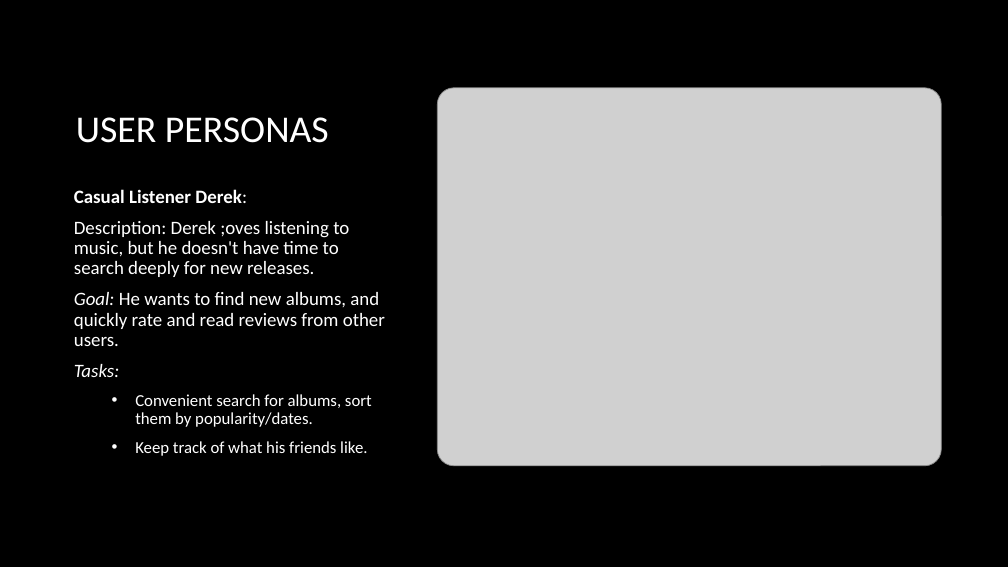
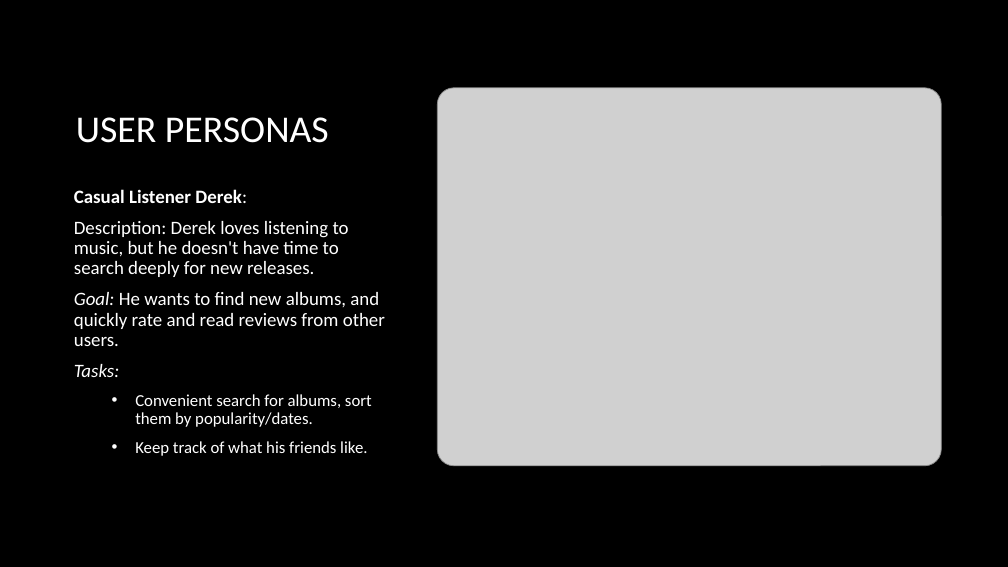
Before and after one commit to MalachyMcGinnity/WAD2GroupProject, a slide deck: slide 3 of WAD2 Group Project Design Spec.pptx. Drawn at 1008x567 pixels with LibreOffice and Linux fonts; fonts in the diff are those of the drawing; grey boxes stand for pictures; background and template pictures are left out. Boxes give left, top, right and bottom in pixels: in the first picture for what was removed or moved away, otherwise in the second. Text is boxed around its words. In the diff, an @@ line names an element or a change of style, - is before the commit and + after.

```diff
--- a/WAD2 Group Project Design Spec.pptx
+++ b/WAD2 Group Project Design Spec.pptx
@@ text at box(74, 221, 349, 277): text changed @@
-Description: Derek ;oves listening to music, but he doesn't have time to search deeply for new releases.
+Description: Derek loves listening to music, but he doesn't have time to search deeply for new releases.
```
Also in this commit, not shown: 1 other slide changed.
